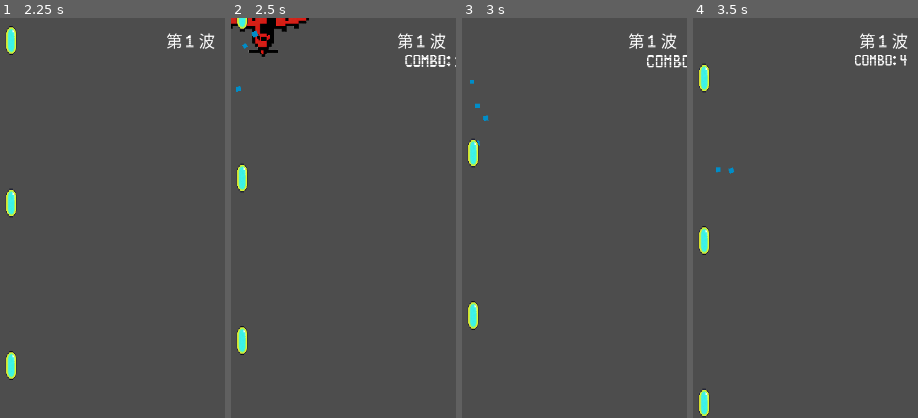
Above: before the commit, frames 1-4 (left to right).
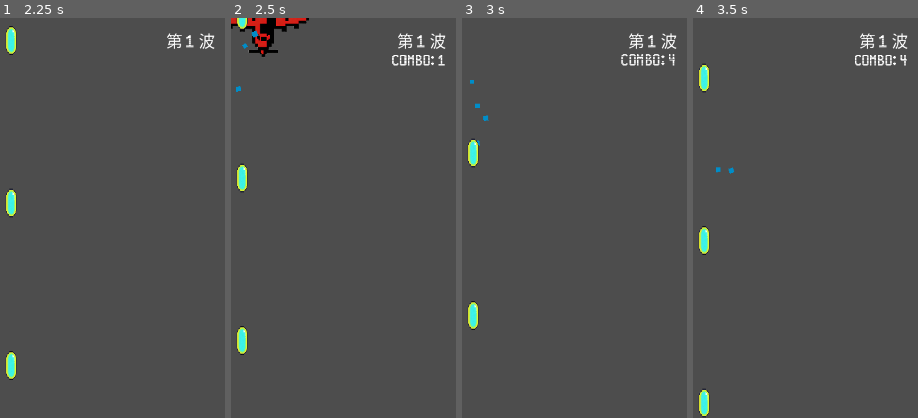
Above: after the commit, the same moments.

Repository: qingzhixing/plane-war
Game: Godot game, scene res://scenes/MainMenu.tscn
Two runs of this game, one before a commit and one after it. Both use one fixed random seed, a clock stepped at 60 frames per second and the inputs below. Sound files missing from this copy of the repository are replaced by a short silence.
Inputs (mouse positions are % of the whole screen's width and height, from its top left):
- Up to frame 1 (2.25 s): click "开始游戏" at 0.5 s; click "暂停" at 1.25 s; click "继续" at 2 s
- Up to frame 2 (2.5 s): no input
- Up to frame 3 (3 s): tap Enter at 2.75 s; move the mouse to (72, 45) at 2.77 s; hold D from 2.78 s (still down); tap P at 2.85 s; click (72, 45) at 2.92 s
- Up to frame 4 (3.5 s): keep holding D; tap Space at 3.02 s
The pictures show only the part of the screen within x 50-100%, y 0-50%; the shares and areas given below are measured in that part.

Frame 1 is identical in both runs. In frame 2, 0.6% of the frame differs, in the area x 71-100%, y 9-13%; in frame 3, 0.6%, in the area x 70-100%, y 9-13%; in frame 4, nothing differs.

Commit message:
🎨 UI: Combo 动画右轴心+弱缩放防溢出
Made-with: Cursor

Diff:
--- a/scripts/hud.gd
+++ b/scripts/hud.gd
@@ -47,6 +47,7 @@
 		_combo_label.mouse_filter = Control.MOUSE_FILTER_IGNORE
 		_combo_base_color = _combo_label.modulate
 		_combo_base_scale = _combo_label.scale
+		call_deferred("_refresh_combo_label_pivot")
 	_ensure_combo_notice_label()
 	_ensure_combo_screen_vfx_nodes()
 	if _dps_label != null:
@@ -193,12 +194,14 @@
 
 	_combo_label.modulate = color
 
-	# Combo 增加时的瞬间放大效果
+	# Combo +1：以右上角为轴心微缩放，避免贴边控件 scale 后溢出屏外
 	if combo > _last_combo_value:
+		_refresh_combo_label_pivot()
 		var tween := create_tween()
 		_combo_label.scale = _combo_base_scale
-		tween.tween_property(_combo_label, "scale", _combo_base_scale * 1.2, 0.08).set_trans(Tween.TRANS_SINE).set_ease(Tween.EASE_OUT)
-		tween.tween_property(_combo_label, "scale", _combo_base_scale, 0.10).set_trans(Tween.TRANS_SINE).set_ease(Tween.EASE_IN)
+		var bump := 1.06
+		tween.tween_property(_combo_label, "scale", _combo_base_scale * bump, 0.07).set_trans(Tween.TRANS_SINE).set_ease(Tween.EASE_OUT)
+		tween.tween_property(_combo_label, "scale", _combo_base_scale, 0.09).set_trans(Tween.TRANS_SINE).set_ease(Tween.EASE_IN)
 
 	_last_combo_value = combo
 
@@ -237,7 +240,7 @@
 	_combo_notice_label.modulate = Color(1.0, 0.9, 0.35, 1.0)
 	var tween := create_tween()
 	_combo_notice_label.scale = Vector2.ONE
-	tween.tween_property(_combo_notice_label, "scale", Vector2.ONE * 1.15, 0.10).set_trans(Tween.TRANS_SINE).set_ease(Tween.EASE_OUT)
+	tween.tween_property(_combo_notice_label, "scale", Vector2.ONE * 1.06, 0.10).set_trans(Tween.TRANS_SINE).set_ease(Tween.EASE_OUT)
 	tween.tween_property(_combo_notice_label, "scale", Vector2.ONE, 0.12).set_trans(Tween.TRANS_SINE).set_ease(Tween.EASE_IN)
 
 
@@ -257,6 +260,16 @@
 	_combo_notice_label.anchor_top = 0.20
 	_combo_notice_label.anchor_bottom = 0.26
 	root.add_child(_combo_notice_label)
+
+
+func _refresh_combo_label_pivot() -> void:
+	if _combo_label == null or not is_instance_valid(_combo_label):
+		return
+	# 轴心在控件右上角附近：放大时主要往左下长，不挤出屏幕右缘
+	var sz := _combo_label.size
+	if sz.x < 1.0 or sz.y < 1.0:
+		sz = Vector2(maxf(120.0, _combo_label.get_rect().size.x), maxf(20.0, _combo_label.get_rect().size.y))
+	_combo_label.pivot_offset = Vector2(sz.x, sz.y * 0.5)
 
 
 func _ensure_combo_screen_vfx_nodes() -> void:
